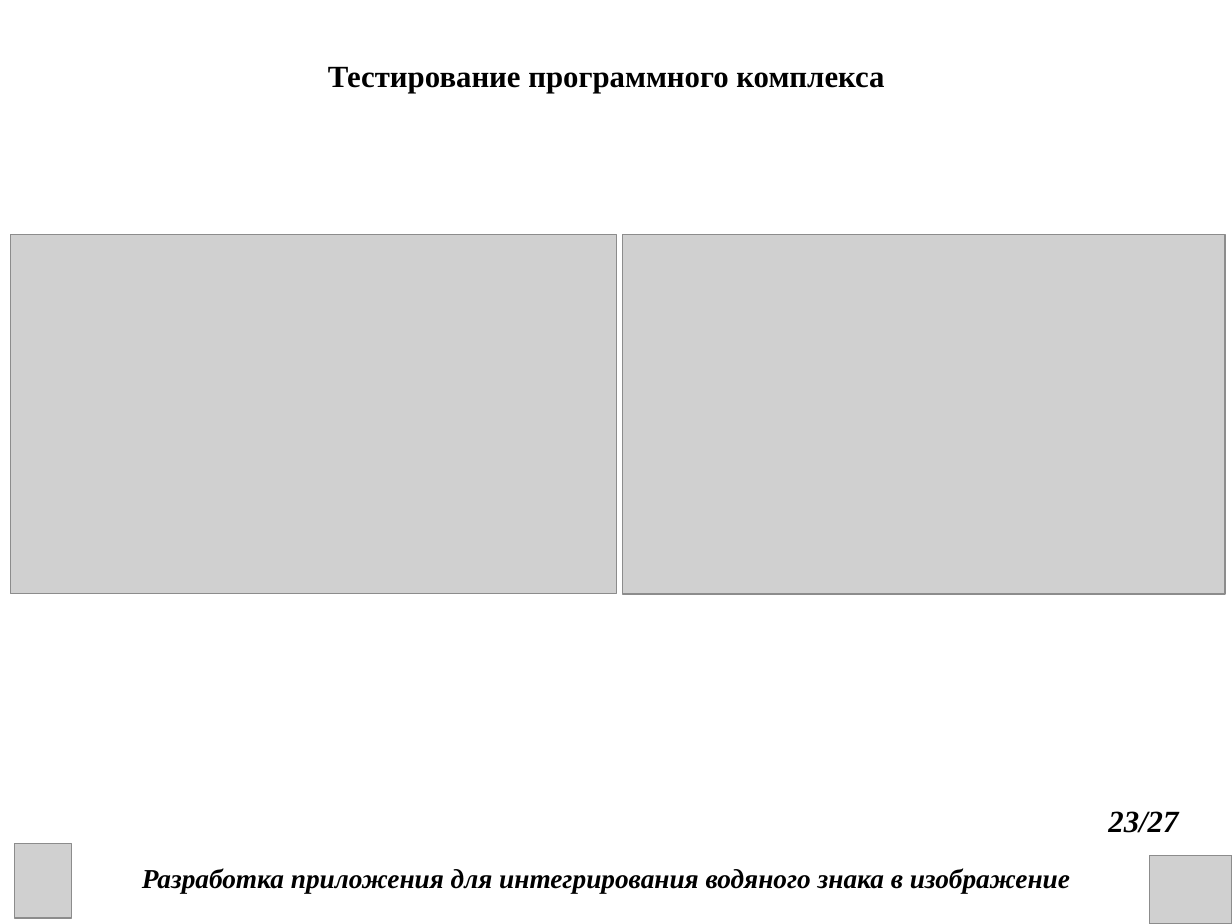
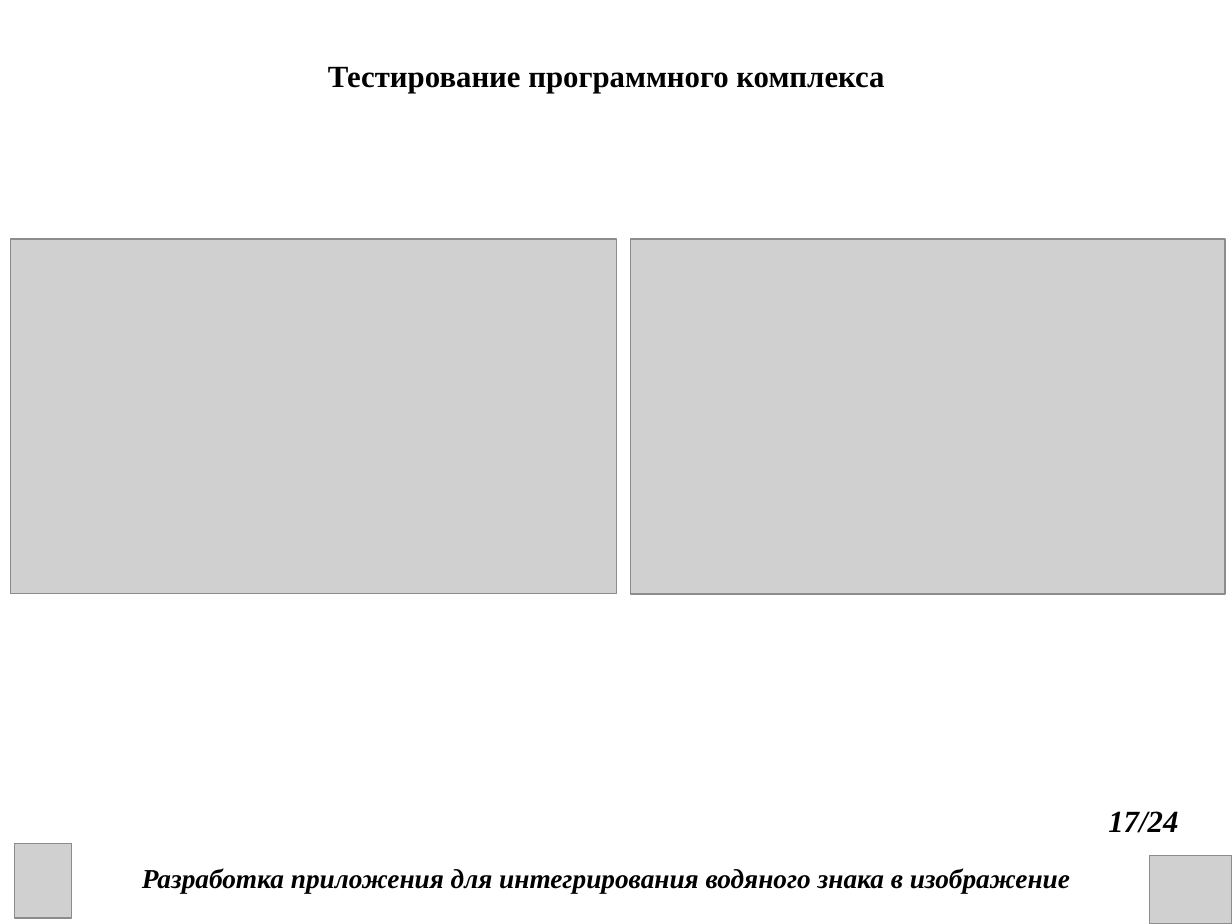
Before and after one commit to DanChoys1/DanChoys, a slide deck: slide 17 of КП презентация.ppt (slide 23 before the commit). Drawn at 1232x924 pixels with LibreOffice and Linux fonts; fonts in the diff are those of the drawing; grey boxes stand for pictures. Boxes give left, top, right and bottom in pixels: in the first picture for what was removed or moved away, otherwise in the second. Text is boxed around its words. In the diff, an @@ line names an element or a change of style, - is before the commit and + after.

```diff
--- a/КП презентация.ppt
+++ b/КП презентация.ppt
@@ picture: place and size @@
-picture at bbox=[10, 234, 616, 594]
+picture at bbox=[10, 239, 616, 594]
@@ picture: place and size @@
-picture at bbox=[622, 234, 1225, 594]
+picture at bbox=[631, 239, 1226, 594]
@@ text at bbox=[1108, 811, 1178, 833]: text changed @@
-23/27
+17/24
```
Also in this commit, not shown: 22 other slides changed, 3 slides removed, 2 other files.
